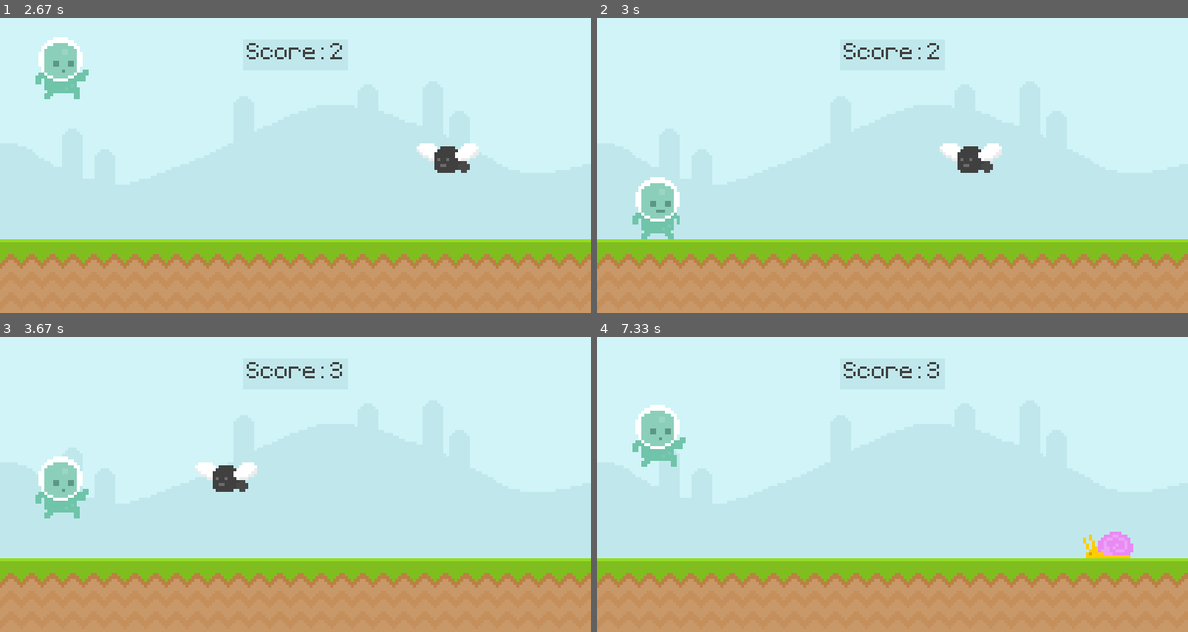
Above: before the commit, frames 1-4 (two rows, left to right).
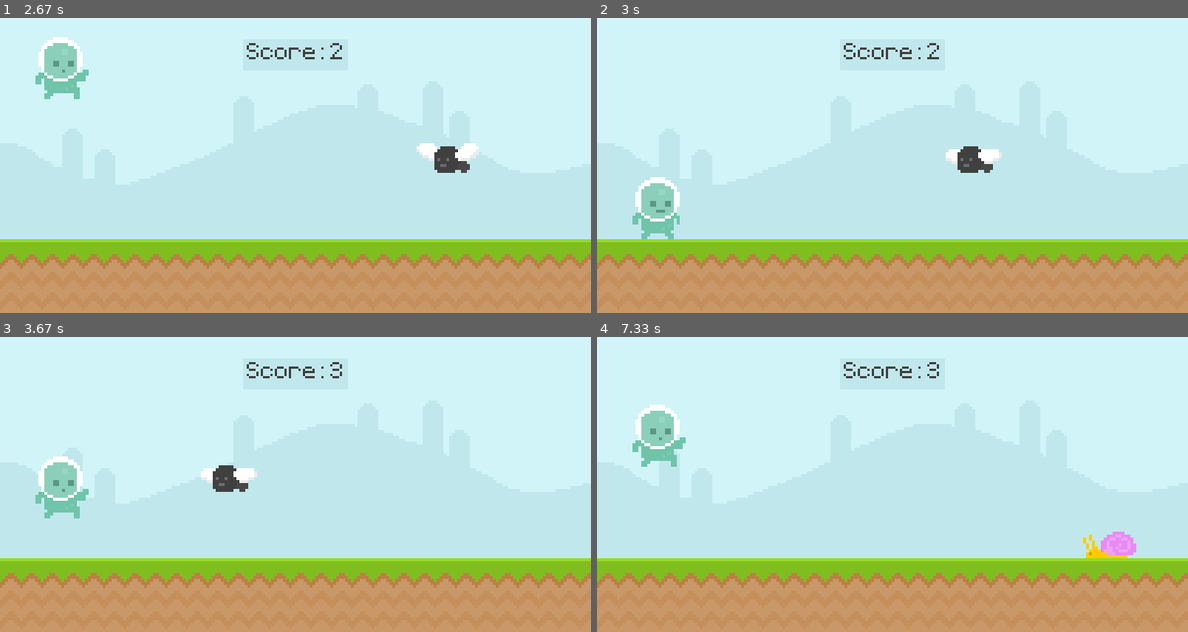
Above: after the commit, the same moments.

Repository: juliettetripier/Pygame-Practice-1
Game: pygame game, started from code/main.py
The game is run twice, just before and just after one commit, with the same random seed, the same clock (stepped at 60 frames per second) and the same inputs.
Inputs (mouse positions are in pixels of both pictures, inside the frame that each line leads up to):
- Up to frame 1 (2.67 s): tap Space at 0.33, 2.33 s; click (59, 206) at 0.72 s; click (59, 206) at 1.55 s
- Up to frame 2 (3 s): click (874, 115) at 2.72 s
- Up to frame 3 (3.67 s): tap Space at 3.07, 3.37 s
- Up to frame 4 (7.33 s): tap Space at 3.9, 4.2, 4.4, 4.7, 4.97, 5.73, 6.13, 6.43, 7.2 s

Frame 1 is identical in both runs. In frame 2, 0.2% of the frame differs, in the area x 58-69%, y 42-50%; in frame 3, 0.2%; in frame 4, 0.2%, in the area x 84-92%, y 66-75%.

Commit message:
Added fly animation

Diff:
--- a/code/main.py
+++ b/code/main.py
@@ -107,6 +107,12 @@
         # Timer
         self.obstacle_timer = pygame.USEREVENT + 1 # add +1 to each event you add
         pygame.time.set_timer(self.obstacle_timer, 1500)
+
+        self.snail_animation_timer = pygame.USEREVENT + 2
+        pygame.time.set_timer(self.snail_animation_timer, 500)
+
+        self.fly_animation_timer = pygame.USEREVENT + 3
+        pygame.time.set_timer(self.fly_animation_timer, 200)
 
 
     def run(self):
@@ -133,11 +139,26 @@
                             self.game_active = True
                             self.start_time = int(pygame.time.get_ticks() / 1000)
 
-                if event.type == self.obstacle_timer and self.game_active:
-                    if randint(0,2):
-                        self.obstacle_rect_list.append(self.snail_surface.get_rect(midbottom = (randint(900,1100),300)))
-                    else:
-                        self.obstacle_rect_list.append(self.fly_surface.get_rect(midbottom = (randint(900,1100),210)))
+                if self.game_active:
+                    if event.type == self.obstacle_timer:
+                        if randint(0,2):
+                            self.obstacle_rect_list.append(self.snail_surface.get_rect(midbottom = (randint(900,1100),300)))
+                        else:
+                            self.obstacle_rect_list.append(self.fly_surface.get_rect(midbottom = (randint(900,1100),210)))
+
+                    if event.type == self.snail_animation_timer:
+                        if self.snail_frame_index == 0:
+                            self.snail_frame_index = 1
+                        else:
+                            self.snail_frame_index = 0
+                        self.snail_surface = self.snail_frames[self.snail_frame_index]
+                    if event.type == self.fly_animation_timer:
+                        if self.fly_frame_index == 0:
+                            self.fly_frame_index = 1
+                        else:
+                            self.fly_frame_index = 0
+                        self.fly_surface = self.fly_frames[self.fly_frame_index]
+
 
             if self.game_active:
                 # Background
